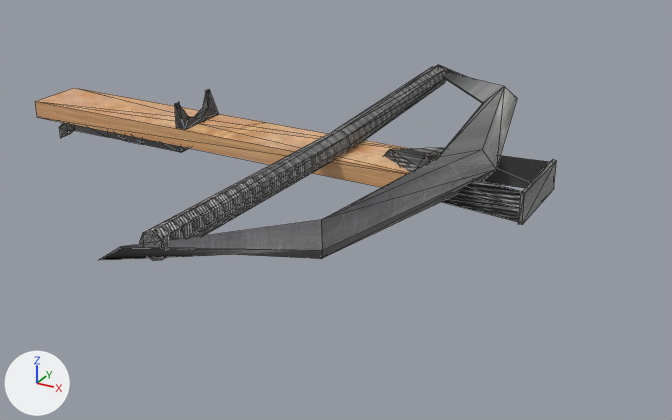
The OBJ model StemistHacks2/Assets/models/Crossbow36.obj, before and after one commit.
Rendered twice from a 50 mm camera at (3.84, -6.13, 2.46) aimed at (0.56, -0.15, -0.53). Every picture has the same lights, and +X, +Y and +Z are marked at lower left. Mesh edges are drawn as thin lines. Where no turn or scale is listed for an object, it has been applied to the vertices.

The older version as bpy lines, for what is in view:
```python
me_sphere = bpy.data.meshes.new('Sphere')
me_sphere.from_pydata(...)  # 49 vertices, 82 faces, 2 loose edges; spans x 0.33..2.13, y -2.22..2.16, z -0.23..0.13
me_sphere.materials.append(mat_material_002)  # picture img_rope_texture_png
me_sphere_001 = bpy.data.meshes.new('Sphere.001')
me_sphere_001.from_pydata(...)  # 83 vertices, 150 faces; spans x -2.46..2.15, y -2.52..2.52, z -0.46..0.16
me_sphere_001.materials.append(mat_material)  # picture img_metal_texture_jpg
me_sphere_002 = bpy.data.meshes.new('Sphere.002')
me_sphere_002.from_pydata(...)  # 22 vertices, 44 faces; spans x -2.53..1.34, y -0.25..0.25, z -0.21..-0.06
me_sphere_002.materials.append(mat_material_001)  # picture img_wood_texture_png
ob_sphere = bpy.data.objects.new('Sphere', me_sphere)
ob_sphere.location = (0.0, 0.0, 0.0)
ob_sphere_001 = bpy.data.objects.new('Sphere.001', me_sphere_001)
ob_sphere_001.location = (0.0, 0.0, 0.0)
ob_sphere_002 = bpy.data.objects.new('Sphere.002', me_sphere_002)
ob_sphere_002.location = (0.0, 0.0, 0.0)
```
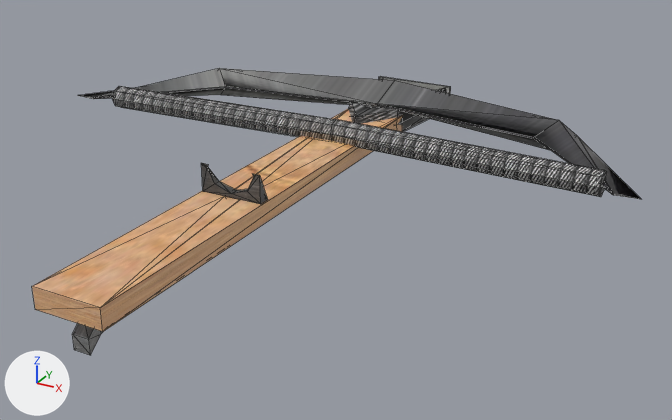
The change in detail:
me_sphere is used by ob_sphere; location (0.0, 0.0, 0.0).
me_sphere had 49 vertices, 82 faces, 2 loose edges and spanned x 0.33..2.13, y -2.22..2.16, z -0.23..0.13.
me_sphere now has 146 vertices, 276 faces and spans x -2.18..2.86, y -2.87..1.81, z -0.46..0.16.
me_sphere part 1: the loose piece of 24 vertices spanning x 0.33..0.63, y -2.22..2.16, z -0.1..0.1 is turned 90 degrees about the z axis through its middle, then moved by (-0.11, 0.17, 0.0).
me_sphere part 2: a new loose piece, a box spanning x -0.028..0.709, y 1.778..1.805, z -0.223..0.012, in mat_material (picture img_metal_texture_jpg).
me_sphere part 3: the loose piece of 21 vertices spanning x 0.85..2.13, y -0.35..0.36, z -0.23..0.0 is turned 90 degrees about the z axis through its middle, then moved by (-1.15, 1.15, 0.0).
me_sphere part 4: a new loose piece of 54 vertices spanning x 0.09..0.59, y -2.87..1.0, z -0.46..-0.06.
me_sphere part 5: a new loose piece of 21 vertices spanning x -2.18..2.86, y -0.06..1.47, z -0.13..0.13, in mat_material (picture img_metal_texture_jpg).
me_sphere part 6: a new loose piece of 18 vertices spanning x 0.1..0.58, y -1.26..-1.17, z -0.06..0.16, in mat_material (picture img_metal_texture_jpg).
me_sphere now uses material mat_material (picture img_metal_texture_jpg).
me_sphere now uses material mat_material_001 (picture img_wood_texture_png).
Object 'Sphere.001' (ob_sphere_001) is deleted.
Object 'Sphere.002' (ob_sphere_002) is deleted.

Where the change shows, as pixel boxes [x1, y1, x2, y2] in the pictures (672 x 420 px; the box of a moved part takes in the faces that stretch with it):
'Sphere', reshaped (48% wider, 46% taller): before [140, 65, 550, 261]; after [32, 68, 641, 355]
'Sphere.001', deleted: before [59, 65, 556, 260]
'Sphere.002', deleted (brown): before [35, 88, 411, 187]
part 1 of me_sphere, moved or reshaped: before [140, 65, 447, 261]; after [113, 86, 607, 197]
part 2 of me_sphere, added: after [379, 76, 451, 94]
part 3 of me_sphere, moved or reshaped: before [384, 148, 550, 222]; after [348, 78, 446, 132]
part 4 of me_sphere, added (brown): after [32, 109, 403, 355]
part 5 of me_sphere, added: after [78, 68, 641, 199]
part 6 of me_sphere, added: after [201, 163, 268, 204]
